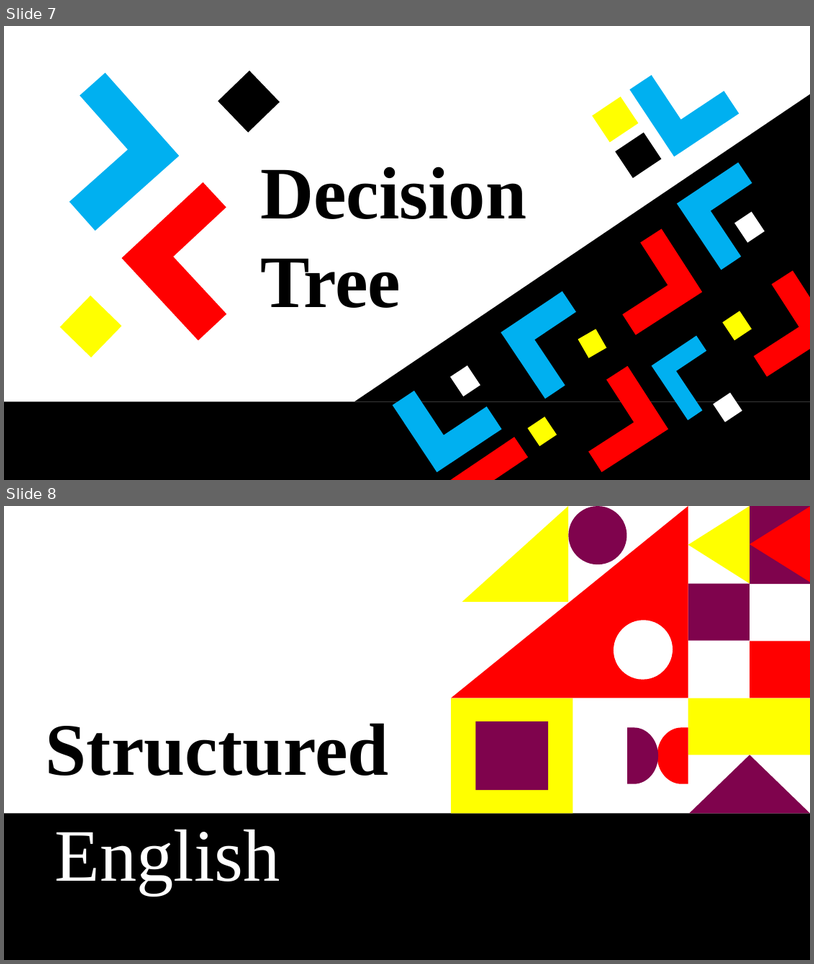
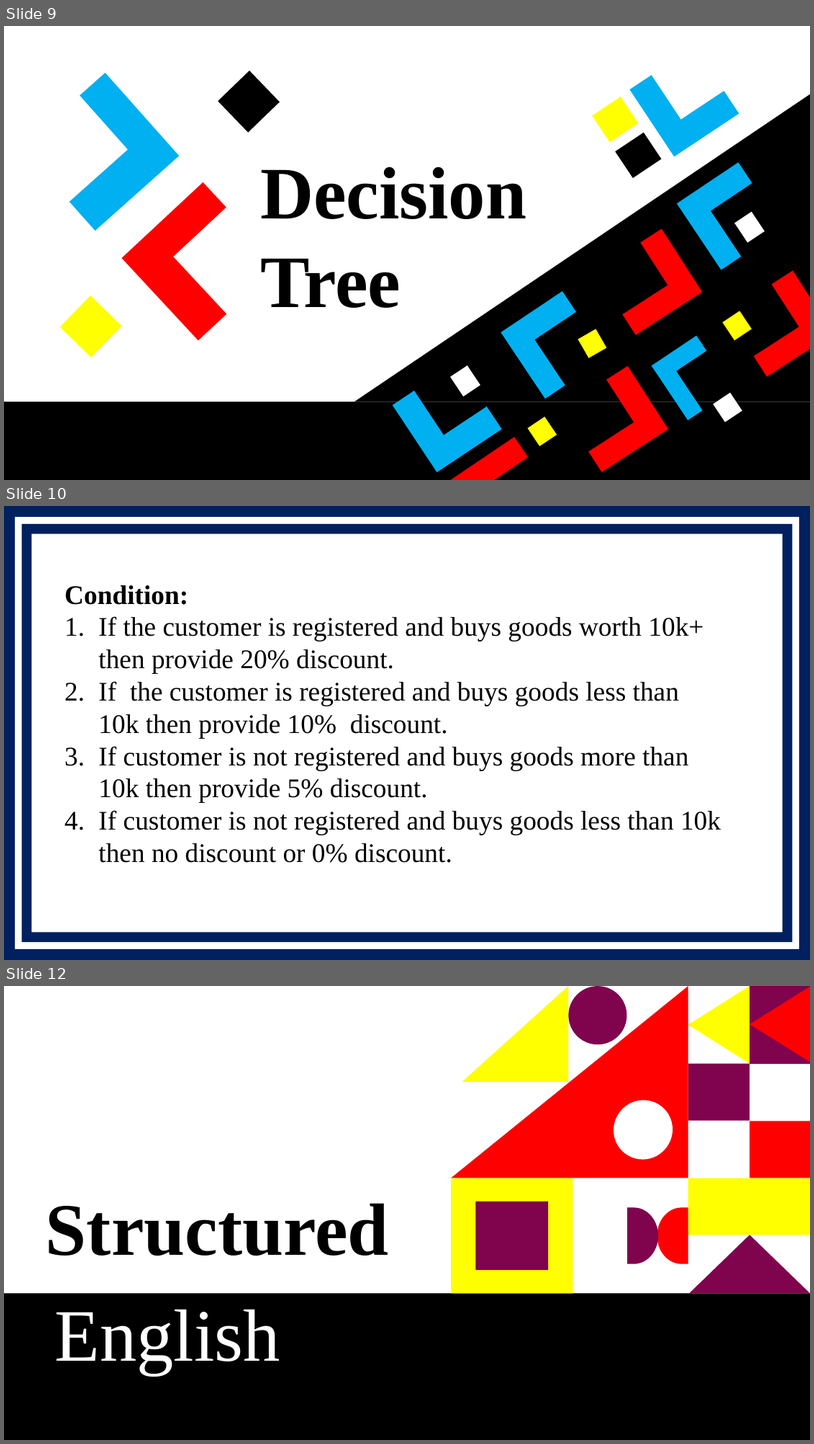
Before and after one commit to tamanghawana0815/SAD-ppt, a slide deck: Presentation.pptx. Shown one above the other, each under a label of ours: slides 7 and 8 before the commit, slides 9, 10 and 12 after it; the slides between them are not shown. The pictures are 814x964 and 814x1444 pixels, drawn with LibreOffice and Linux fonts; fonts in the diff are those of the drawing. Boxes give left, top, right and bottom in pixels: in the first picture for what was removed or moved away, otherwise in the second. Text is boxed around its words. In the diff, an @@ line names an element or a change of style, - is before the commit and + after.

```diff
--- a/Presentation.pptx
+++ b/Presentation.pptx
@@ slide 10 added at (x1=4, y1=506, x2=810, y2=960), background #FFFFFF @@
@@ frame added at (x1=4, y1=506, x2=810, y2=960), fill #002060 @@
@@ frame added at (x1=21, y1=524, x2=793, y2=942), fill #002060 @@
@@ text added at (x1=64, y1=585, x2=721, y2=862), 32 pt, text #000000 @@
+Condition:
+1. If the customer is registered and buys goods worth 10k+ then provide 20% discount.
+2. If the customer is registered and buys goods less than 10k then provide 10% discount.
+3. If customer is not registered and buys goods more than 10k then provide 5% discount.
+4. If customer is not registered and buys goods less than 10k then no discount or 0% discount.
@@ what was slide 7 is now slide 9 @@
@@ what was slide 8 is now slide 12 @@
```
Also in this commit, not shown: 3 other slides added.
